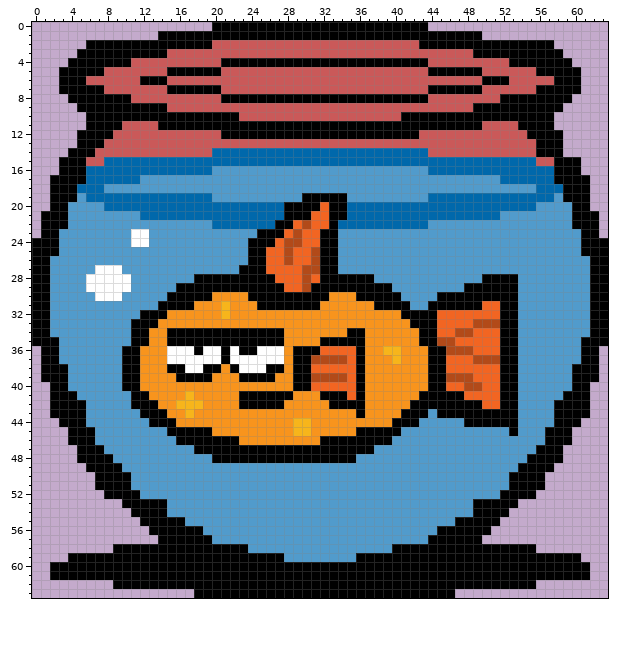
Pixel-art sprite: www/assets/PeevePostImg.png. Above, as it was before the edit.
The file is 64x64 pixels.
The same view after the edit:
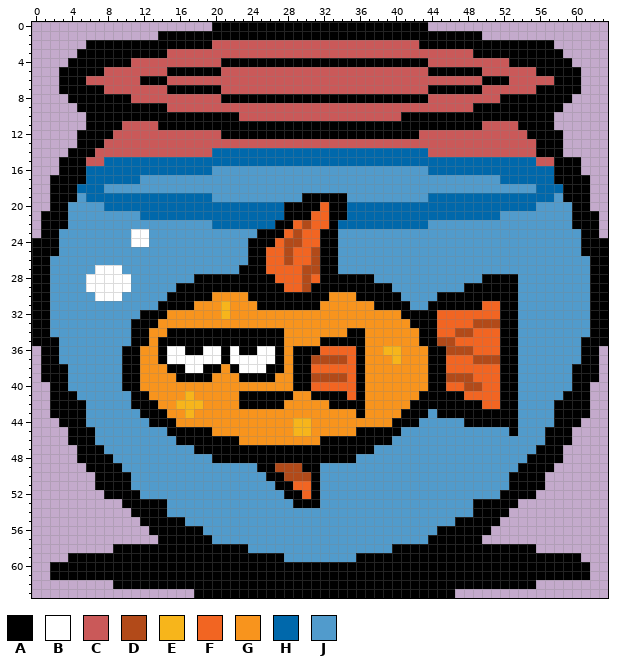
Palette (. is transparent): A #000000  B #ffffff  C #ca5959  D #b24a19  E #f7b51b  F #f26522  G #f8941d  H #0068ab  J #519bcc
The exact change:
@@ x 12..29 @@
 34 AGGAAAAAAAAAAAAAGG
-35 AGGAAAAAAAAAAAAAGG
-36 GGGBBBABBABAABBBGA
-37 GGGBBBBBBABBBBBBGA
+35 AGAAAAAAAAAAAAAAGG
+36 GGABBAABBABAABBAGA
+37 GGABBBBBBABBBBBAGA
 38 GGGAABBAAGABBBAAGA
@@ x 29..33 @@
 40 AAFFF
-41 GGGAA
+41 GGAAA
 42 GGGGA
@@ x 23..33 @@
 48 AAAAAAAAAAA
-49 JJJJJJJJJJJ
-50 JJJJJJJJJJJ
-51 JJJJJJJJJJJ
-52 JJJJJJJJJJJ
-53 JJJJJJJJJJJ
+49 JJAADDDAAJJ
+50 JJJAADDDAJJ
+51 JJJJAAFFAJJ
+52 JJJJJAAFAJJ
+53 JJJJJJAAAJJ
 54 JJJJJJJJJJJ
Pixel boxes of the changes (left, top, right, bottom) in both pictures:
changed: (158, 337, 194, 364)
changed: (275, 346, 320, 400)
changed: (257, 463, 320, 508)
